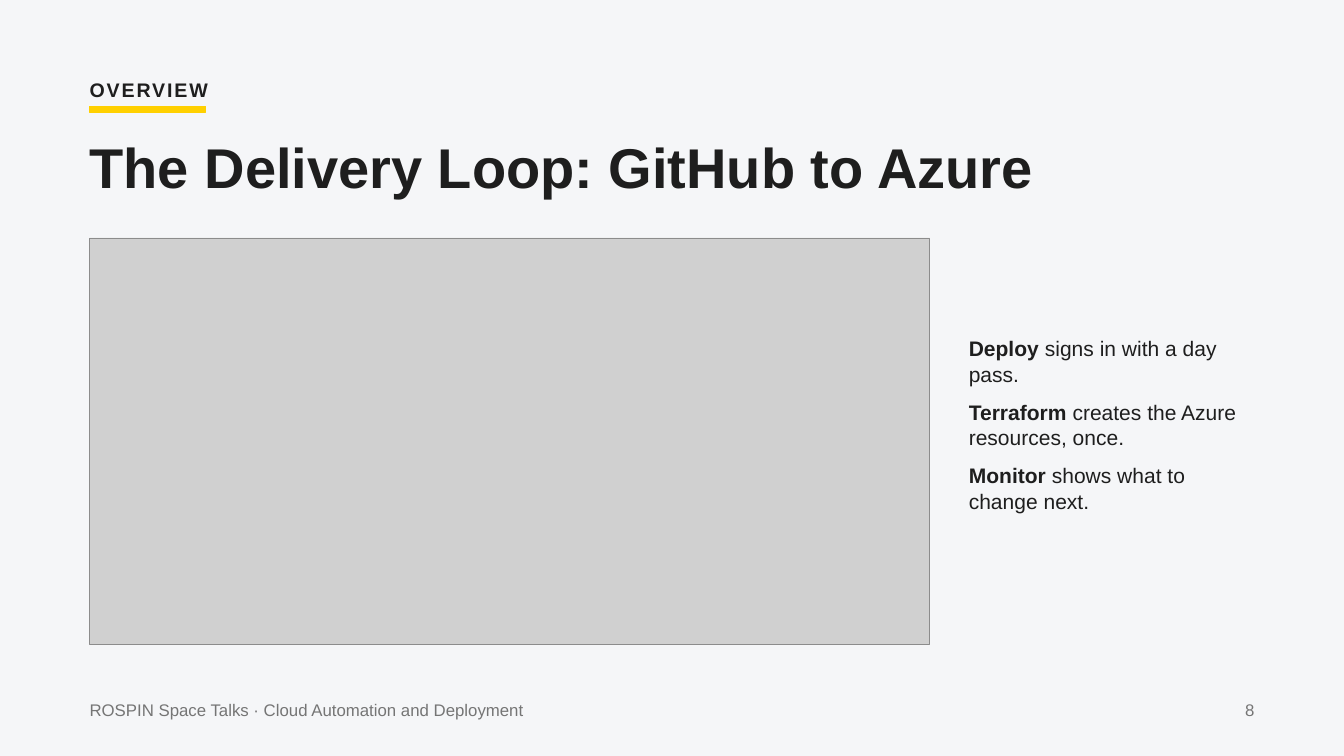
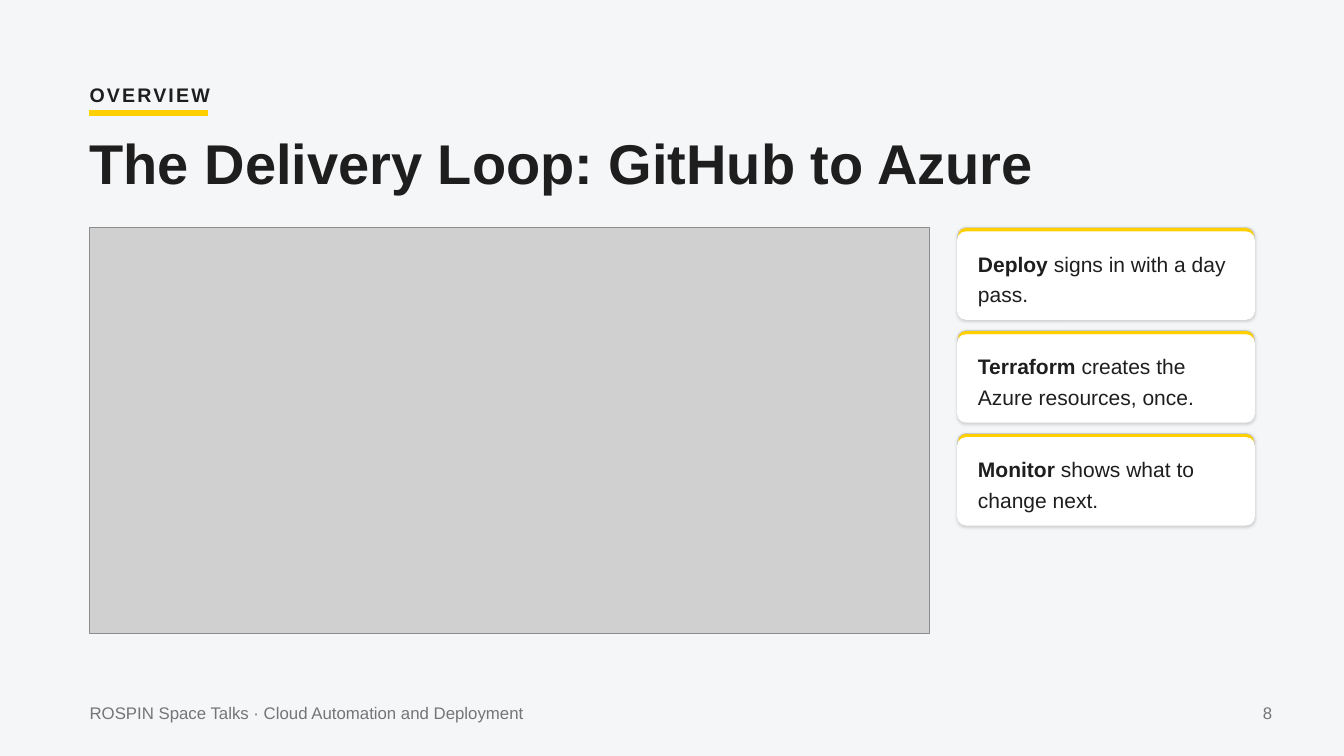
Before and after one commit to agi1clj/ROSPIN_Workshop_Infra, a slide deck: slide 8 of docs/ROSPIN-Cloud-Workshop.pptx. Drawn at 1344x756 pixels with LibreOffice and Linux fonts; fonts in the diff are those of the drawing; grey boxes stand for pictures. Boxes give left, top, right and bottom in pixels: in the first picture for what was removed or moved away, otherwise in the second. Text is boxed around its words. In the diff, an @@ line names an element or a change of style, - is before the commit and + after.

Commit message:
docs: updated workshop slides (card layout, PDF and PPTX)

```diff
--- a/docs/ROSPIN-Cloud-Workshop.pptx
+++ b/docs/ROSPIN-Cloud-Workshop.pptx
@@ text "OVERVIEW" at [89, 79, 228, 119]: letter spacing 2 to 2.3 pt; line spacing 1 to 1.22 @@
@@ rectangle: place and size @@
-rectangle at [89, 106, 206, 112]
+rectangle at [89, 110, 208, 116]
@@ text "The Delivery Loop: GitHub to ..." at [90, 143, 1033, 194]: line spacing 1 to 0.91 @@
@@ picture: place and size @@
-picture at [89, 238, 929, 644]
+picture at [89, 228, 929, 634]
@@ rounded rectangle added at [958, 228, 1255, 319], fill #FFD000, outline #C9C9C9 0.75 pt @@
@@ rounded rectangle added at [958, 232, 1255, 319], fill #FFFFFF, outline #FFFFFF 1 pt @@
@@ text added at [978, 256, 1226, 307], 22.5 pt, text #1E1E1E @@
+Deploy signs in with a day pass.
@@ rounded rectangle added at [958, 331, 1255, 422], fill #FFD000, outline #C9C9C9 0.75 pt @@
@@ rounded rectangle added at [958, 335, 1255, 422], fill #FFFFFF, outline #FFFFFF 1 pt @@
@@ text at [969, 340, 1236, 448]: paragraphs removed @@
-Deploy signs in with a day pass.
-Terraform creates the Azure resources, once.
@@ text added at [978, 358, 1194, 408], 22.5 pt, text #1E1E1E @@
+Terraform creates the Azure resources, once.
@@ rounded rectangle added at [958, 433, 1255, 525], fill #FFD000, outline #C9C9C9 0.75 pt @@
@@ rounded rectangle added at [958, 437, 1255, 525], fill #FFFFFF, outline #FFFFFF 1 pt @@
@@ text "Monitor shows what to change ...": place and size @@
-text "Monitor shows what to change ..." at [969, 340, 1236, 513]
+text "Monitor shows what to change ..." at [978, 461, 1194, 512]
@@ text "Monitor shows what to change ..." at [978, 461, 1194, 512]: line spacing 1 to 1.22; less space between paragraphs @@
@@ text "ROSPIN Space Talks · Cloud ..." at [90, 707, 524, 723]: line spacing 1 to 1.22 @@
@@ text "8" at [1263, 707, 1272, 719]: line spacing 1 to 1.22 @@
```
Also in this commit, not shown: 27 other slides changed, 1 other file.
